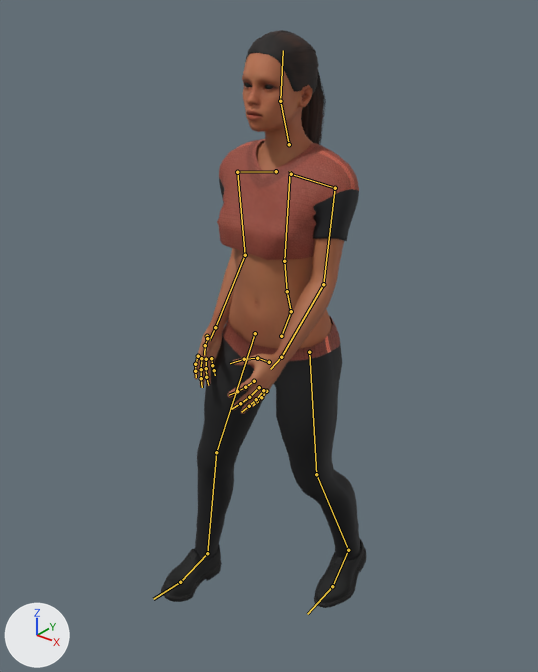
The glTF model public/models/npcs/rosebank-athlete.glb: old version first, new version second.
One viewpoint serves both versions: a camera (50 mm lens) standing at (1.149, -1.516, 1.82) and looking at (-0.047, -0.021, 0.893). Every picture has the same lights, and +X, +Y and +Z are marked at lower left. The first picture is the older version. Both versions are drawn at frame 12 of the action 'walk'; the numbers are the values there. The bones that change, and the others that lie on the model, are drawn over the model as lines.

Objects in the first picture: 'EyesMesh', 'HairShoesMesh', 'OutfitMesh', 'SkinMesh'.
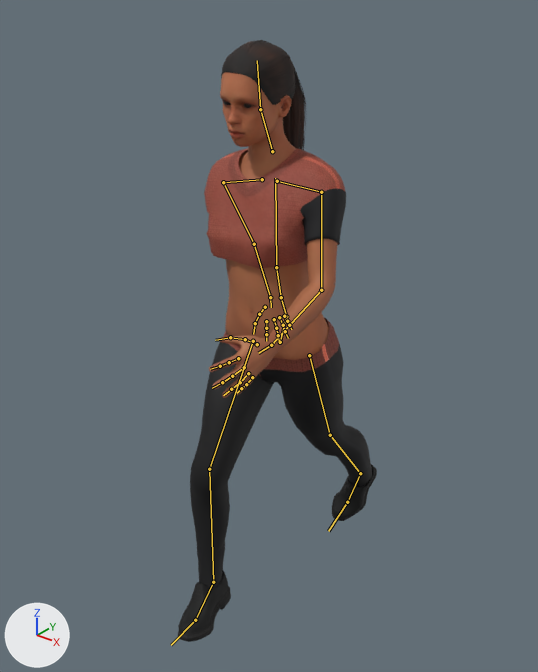
Where the change shows, as pixel boxes (x1, y1, x2, y2) in the pictures (538 x 672 px):
'OutfitMesh', posed (10% wider): before (195, 139, 360, 557); after (190, 148, 372, 585)
'SkinMesh', posed (14% narrower, 10% shorter): before (194, 53, 344, 414); after (209, 72, 338, 398)
'HairShoesMesh', posed: before (161, 30, 367, 608); after (178, 40, 377, 642)
'EyesMesh', posed: before (245, 83, 273, 89); after (224, 101, 251, 108)
bone 'Hips', root to tip: before (281, 336) to (291, 311); after (280, 342) to (286, 316)
bone 'Spine', root to tip: before (291, 311) to (287, 291); after (286, 316) to (281, 297)
bone 'Chest', root to tip: before (287, 291) to (284, 261); after (281, 297) to (276, 267)
bone 'UpperArm_L', root to tip: before (335, 188) to (323, 284); after (321, 192) to (321, 290)
bone 'LowerArm_L', root to tip: before (323, 284) to (281, 357); after (321, 290) to (271, 345)
bone 'UpperArm_R', root to tip: before (237, 172) to (245, 255); after (223, 182) to (254, 244)
bone 'LowerArm_R', root to tip: before (245, 255) to (215, 327); after (254, 244) to (270, 297)
bone 'Head', root to tip: before (280, 101) to (283, 50); after (260, 109) to (257, 60)
bone 'UpperLeg_L', root to tip: before (309, 352) to (316, 474); after (309, 355) to (330, 435)
bone 'LowerLeg_L', root to tip: before (316, 474) to (348, 550); after (330, 435) to (360, 473)
bone 'Foot_L', root to tip: before (348, 550) to (332, 586); after (360, 473) to (347, 502)
bone 'UpperLeg_R', root to tip: before (255, 333) to (216, 452); after (253, 341) to (209, 469)
bone 'LowerLeg_R', root to tip: before (216, 452) to (207, 553); after (209, 469) to (213, 582)
bone 'Foot_R', root to tip: before (207, 553) to (180, 582); after (213, 582) to (195, 620)

What changed in the scene script:
```text
Change bone_hips:
    where bone_hips = bpy.data.objects['Npc_rosebank-athlete'].pose.bones['Hips']  # child of 'Root'
    bone_hips.location: (0.0, 0.0, 0.0) -> (-0.005, -0.016, -0.012)
    bone_hips.rotation_quaternion: (1.0, 0.0, -0.007, 0.003) -> (0.998, 0.053, 0.003, 0.04)  # degrees (0, -1, 0) -> degrees (6, 0, 5)
Change bone_spine:
    where bone_spine = bpy.data.objects['Npc_rosebank-athlete'].pose.bones['Spine']  # child of 'Hips'
    bone_spine.rotation_quaternion: (1.0, -0.009, 0.0, -0.009) -> (0.999, -0.026, -0.016, -0.017)  # degrees (-1, 0, -1) -> degrees (-3, -2, -2)
Change bone_chest:
    where bone_chest = bpy.data.objects['Npc_rosebank-athlete'].pose.bones['Chest']  # child of 'Spine'
    bone_chest.rotation_quaternion: (1.0, -0.013, 0.0, 0.017) -> (0.999, -0.03, 0.001, 0.031)  # degrees (-1, 0, 2) -> degrees (-3, 0, 4)
Change bone_upperarm_l:
    where bone_upperarm_l = bpy.data.objects['Npc_rosebank-athlete'].pose.bones['UpperArm_L']  # child of 'clavicle_l'
    bone_upperarm_l.rotation_quaternion: (0.933, 0.073, -0.028, -0.351) -> (0.952, 0.166, -0.014, -0.258)  # degrees (9, 0, -41) -> degrees (19, 3, -30)
Change bone_lowerarm_l:
    where bone_lowerarm_l = bpy.data.objects['Npc_rosebank-athlete'].pose.bones['LowerArm_L']  # child of 'UpperArm_L'
    bone_lowerarm_l.rotation_quaternion: (1.0, 0.0, 0.0, 0.0) -> (0.995, 0.101, -0.018, -0.017)  # degrees (0, 0, 0) -> degrees (12, -2, -2)
Change bone_upperarm_r:
    where bone_upperarm_r = bpy.data.objects['Npc_rosebank-athlete'].pose.bones['UpperArm_R']  # child of 'clavicle_r'
    bone_upperarm_r.rotation_quaternion: (0.933, -0.073, -0.028, 0.351) -> (0.856, -0.375, 0.315, 0.164)  # degrees (-9, 0, 41) -> degrees (-46, 42, 3)
Change bone_lowerarm_r:
    where bone_lowerarm_r = bpy.data.objects['Npc_rosebank-athlete'].pose.bones['LowerArm_R']  # child of 'UpperArm_R'
    bone_lowerarm_r.rotation_quaternion: (1.0, 0.0, 0.0, 0.0) -> (0.953, -0.3, 0.034, 0.003)  # degrees (0, 0, 0) -> degrees (-35, 4, -1)
Change bone_head:
    where bone_head = bpy.data.objects['Npc_rosebank-athlete'].pose.bones['Head']  # child of 'neck_01'
    bone_head.rotation_quaternion: (1.0, 0.003, 0.0, -0.006) -> (0.994, 0.096, -0.006, -0.046)  # degrees (0, 0, -1) -> degrees (11, 0, -5)
Change bone_upperleg_l:
    where bone_upperleg_l = bpy.data.objects['Npc_rosebank-athlete'].pose.bones['UpperLeg_L']  # child of 'Hips'
    bone_upperleg_l.rotation_quaternion: (1.0, 0.023, 0.002, -0.005) -> (-0.968, -0.219, -0.117, -0.035)  # degrees (3, 0, -1) -> degrees (26, 12, 7)
Change bone_lowerleg_l:
    where bone_lowerleg_l = bpy.data.objects['Npc_rosebank-athlete'].pose.bones['LowerLeg_L']  # child of 'UpperLeg_L'
    bone_lowerleg_l.rotation_quaternion: (0.991, 0.135, 0.01, -0.002) -> (0.998, 0.066, 0.0, 0.014)  # degrees (15, 1, 0) -> degrees (8, 0, 2)
Change bone_foot_l:
    where bone_foot_l = bpy.data.objects['Npc_rosebank-athlete'].pose.bones['Foot_L']  # child of 'LowerLeg_L'
    bone_foot_l.rotation_quaternion: (0.999, -0.041, -0.004, -0.004) -> (0.986, 0.072, -0.152, 0.0)  # degrees (-5, -1, 0) -> degrees (9, -17, -1)
Change bone_upperleg_r:
    where bone_upperleg_r = bpy.data.objects['Npc_rosebank-athlete'].pose.bones['UpperLeg_R']  # child of 'Hips'
    bone_upperleg_r.rotation_quaternion: (0.99, -0.129, 0.016, -0.058) -> (0.933, -0.305, -0.094, -0.163)  # degrees (-15, 1, -7) -> degrees (-34, -16, -15)
Change bone_lowerleg_r:
    where bone_lowerleg_r = bpy.data.objects['Npc_rosebank-athlete'].pose.bones['LowerLeg_R']  # child of 'UpperLeg_R'
    bone_lowerleg_r.rotation_quaternion: (0.997, 0.078, -0.007, 0.001) -> (0.972, 0.229, 0.0, -0.047)  # degrees (9, -1, 0) -> degrees (26, 1, -5)
Change bone_foot_r:
    where bone_foot_r = bpy.data.objects['Npc_rosebank-athlete'].pose.bones['Foot_R']  # child of 'LowerLeg_R'
    bone_foot_r.rotation_quaternion: (0.999, -0.048, 0.003, 0.002) -> (0.988, -0.011, 0.151, 0.014)  # degrees (-5, 0, 0) -> degrees (-1, 17, 1)
```
